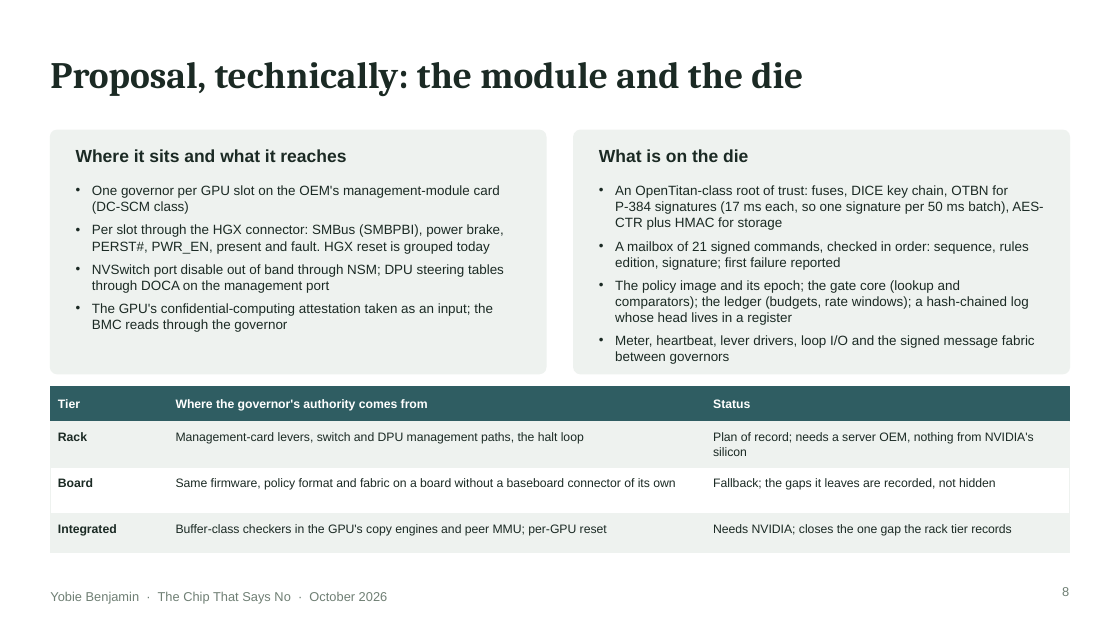
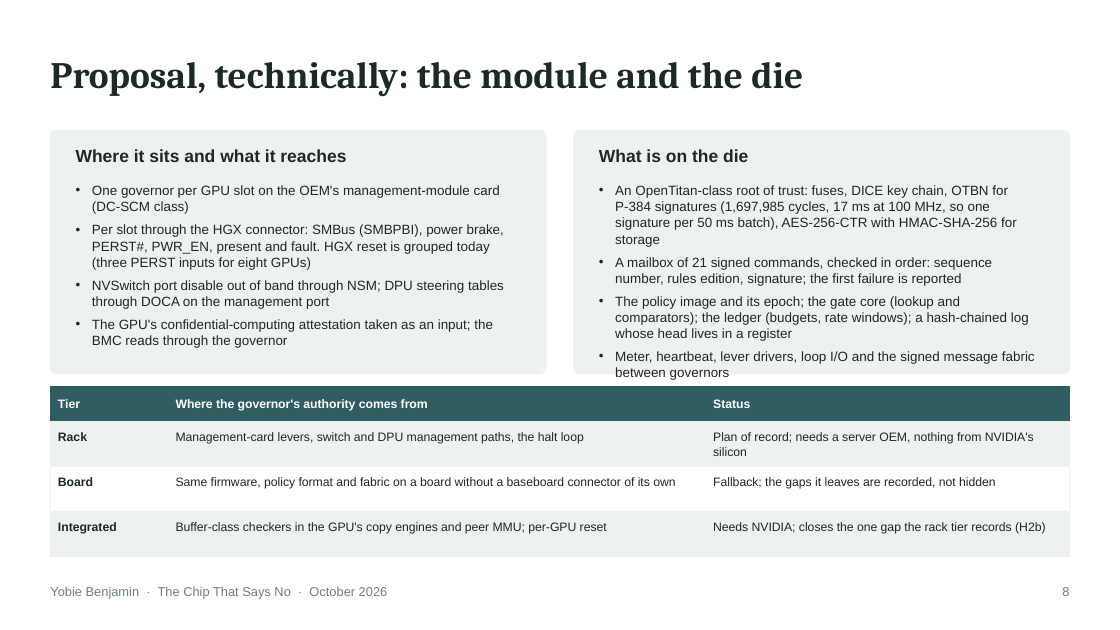
Before and after one commit to YobieBenjamin/safety-governor, a slide deck: slide 8 of docs/brief/chip-that-says-no-brief.pptx. Drawn at 1120x630 pixels with LibreOffice and Linux fonts; fonts in the diff are those of the drawing. Boxes give left, top, right and bottom in pixels: in the first picture for what was removed or moved away, otherwise in the second. Text is boxed around its words. In the diff, an @@ line names an element or a change of style, - is before the commit and + after.

```diff
--- a/docs/brief/chip-that-says-no-brief.pptx
+++ b/docs/brief/chip-that-says-no-brief.pptx
@@ text at [615, 185, 1017, 286]: text changed @@
-• An OpenTitan-class root of trust: fuses, DICE key chain, OTBN for P-384 signatures (17 ms each, so one signature per 50 ms batch), AES-CTR plus HMAC for storage
-• A mailbox of 21 signed commands, checked in order: sequence, rules edition, signature; first failure reported
+• An OpenTitan-class root of trust: fuses, DICE key chain, OTBN for P-384 signatures (1,697,985 cycles, 17 ms at 100 MHz, so one signature per 50 ms batch), AES-256-CTR with HMAC-SHA-256 for storage
+• A mailbox of 21 signed commands, checked in order: sequence number, rules edition, signature; the first failure is reported
@@ text at [92, 224, 504, 270]: text changed @@
-• Per slot through the HGX connector: SMBus (SMBPBI), power brake, PERST#, PWR_EN, present and fault. HGX reset is grouped today
+• Per slot through the HGX connector: SMBus (SMBPBI), power brake, PERST#, PWR_EN, present and fault. HGX reset is grouped today (three PERST inputs for eight GPUs)
@@ rectangle: place and size @@
-rectangle at [50, 513, 1070, 553]
+rectangle at [50, 512, 1070, 557]
@@ text at [713, 522, 1045, 534]: text changed @@
-Needs NVIDIA; closes the one gap the rack tier records
+Needs NVIDIA; closes the one gap the rack tier records (H2b)
@@ text removed at [50, 591, 388, 604] @@
-Yobie Benjamin · The Chip That Says No · October 2026
@@ text added at [50, 586, 388, 599], 11 pt, text #6F7F74 @@
+Yobie Benjamin · The Chip That Says No · October 2026
```
Also in this commit, not shown: 17 other slides changed, 4 other files.
